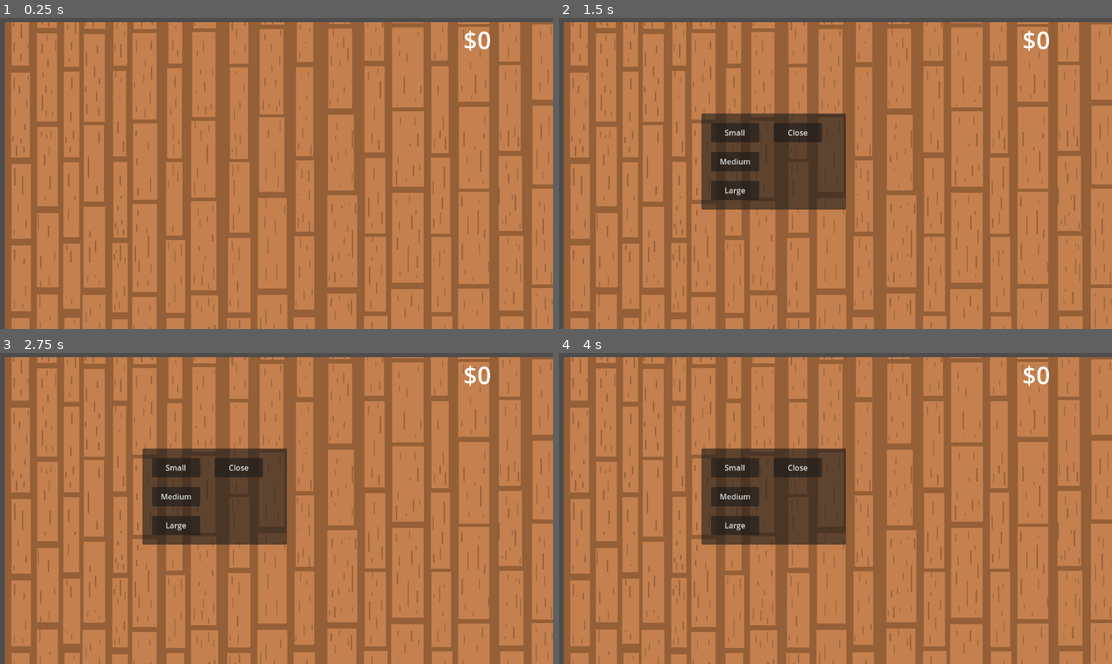
Above: before the commit, frames 1-4 (two rows, left to right).
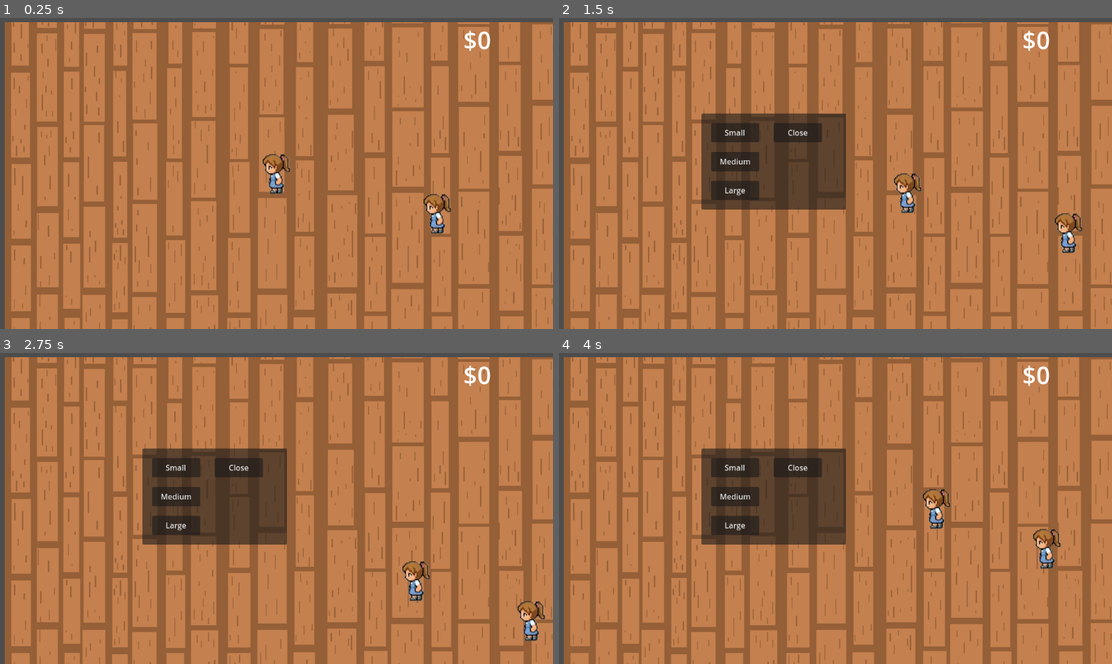
Above: after the commit, the same moments.

Repository: SofiiaKozlova/Bubble-Farm
Game: Godot game, scene res://scenes/Main.tscn
The game is run twice, just before and just after one commit, with the same random seed, the same clock (stepped at 60 frames per second) and the same inputs.
Inputs:
- Up to frame 1 (0.25 s): no input
- Up to frame 2 (1.5 s): tap Enter at 0.5 s; hold Right (ui_right) 0.53-1.28 s; tap E (interact) at 0.6, 1.35 s; hold Down (ui_down) from 1.28 s (still down)
- Up to frame 3 (2.75 s): release Down (ui_down) at 2.03 s; hold Right (ui_right) from 2.03 s (still down); tap E (interact) at 2.1 s
- Up to frame 4 (4 s): release Right (ui_right) at 2.78 s; hold Up (ui_up) 2.78-3.53 s; tap E (interact) at 2.85, 3.6 s; hold Left (ui_left) from 3.53 s (still down)

The runs differ from the first frame. In frame 1, 0.7% of the frame differs, in the area x 47-82%, y 43-70%; in frame 2, 0.7%; in frame 3, 0.7%, in the area x 72-99%, y 66-93%; in frame 4, 0.7%.

Commit message:
Update game

Diff:
--- a/scenes/Player.tscn
+++ b/scenes/Player.tscn
@@ -1,12 +1,48 @@
-[gd_scene load_steps=4 format=3 uid="uid://c3f2v75b2tss3"]
+[gd_scene load_steps=8 format=3 uid="uid://c3f2v75b2tss3"]
 
 [ext_resource type="Script" uid="uid://diwi4exq4j5hg" path="res://scripts/Player.gd" id="1_player"]
+[ext_resource type="Texture2D" uid="uid://buh4exm0uf44r" path="res://assets/player/walk_left/1.png" id="2_qu4a1"]
+[ext_resource type="Texture2D" uid="uid://cqxiikvddm4im" path="res://assets/player/walk_left/2.png" id="3_70d11"]
+[ext_resource type="Texture2D" uid="uid://665v2ifojtye" path="res://assets/player/walk_left/3.png" id="4_cw2d6"]
+[ext_resource type="Texture2D" uid="uid://daw8vlbs3su1j" path="res://assets/player/walk_left/4.png" id="5_khinc"]
 
 [sub_resource type="CircleShape2D" id="CircleShape2D_player"]
 radius = 20.0
 
 [sub_resource type="SpriteFrames" id="SpriteFrames_p0vlq"]
 animations = [{
+"frames": [],
+"loop": true,
+"name": &"idle_down",
+"speed": 5.0
+}, {
+"frames": [{
+"duration": 1.0,
+"texture": ExtResource("2_qu4a1")
+}, {
+"duration": 1.0,
+"texture": ExtResource("3_70d11")
+}, {
+"duration": 1.0,
+"texture": ExtResource("4_cw2d6")
+}, {
+"duration": 1.0,
+"texture": ExtResource("5_khinc")
+}],
+"loop": true,
+"name": &"idle_left",
+"speed": 5.0
+}, {
+"frames": [],
+"loop": true,
+"name": &"idle_right",
+"speed": 5.0
+}, {
+"frames": [],
+"loop": true,
+"name": &"idle_up",
+"speed": 5.0
+}, {
 "frames": [],
 "loop": true,
 "name": &"walk_down",
@@ -39,4 +75,4 @@
 
 [node name="AnimatedSprite2D" type="AnimatedSprite2D" parent="."]
 sprite_frames = SubResource("SpriteFrames_p0vlq")
-animation = &"walk_up"
+animation = &"idle_left"
Binary file added: assets/player/idle_down.png
Not shown, added: assets/player/idle_down.png.import
Binary file added: assets/player/idle_left.png
Not shown, added: assets/player/idle_left.png.import
Binary file added: assets/player/idle_right.png
Not shown, added: assets/player/idle_right.png.import
Binary file added: assets/player/idle_up.png
Not shown, added: assets/player/idle_up.png.import
Binary file added: assets/player/walk_right/1.png
Not shown, added: assets/player/walk_right/1.png.import
Binary file added: assets/player/walk_right/2.png
Not shown, added: assets/player/walk_right/2.png.import
(and 4 more such lines)
